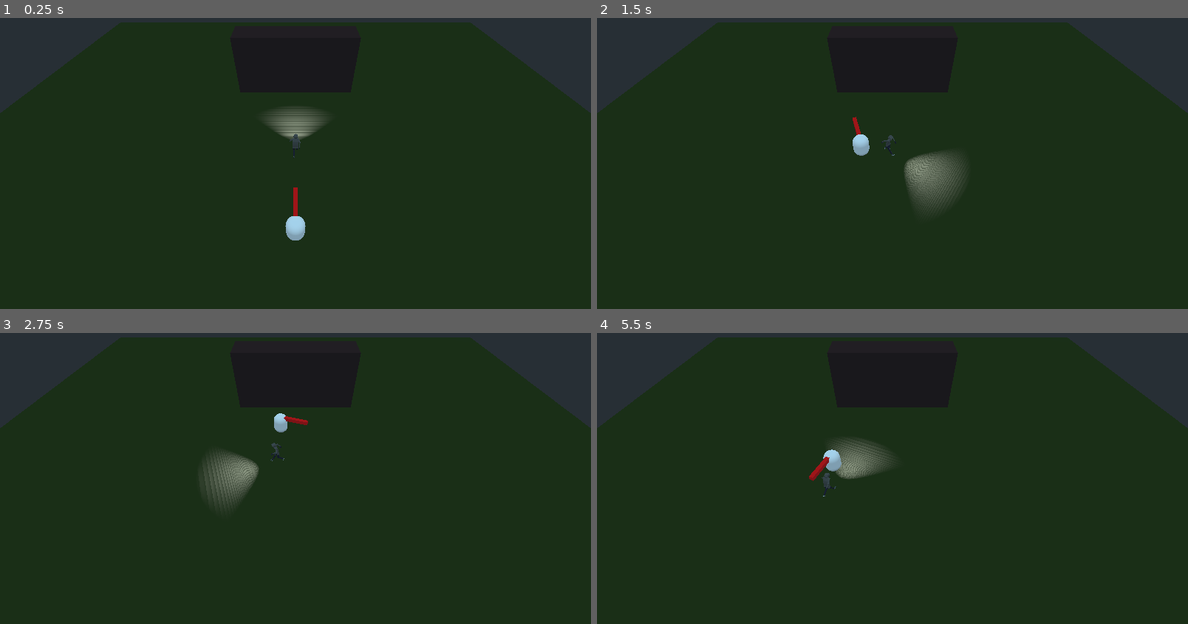
Above: before the commit, frames 1-4 (two rows, left to right).
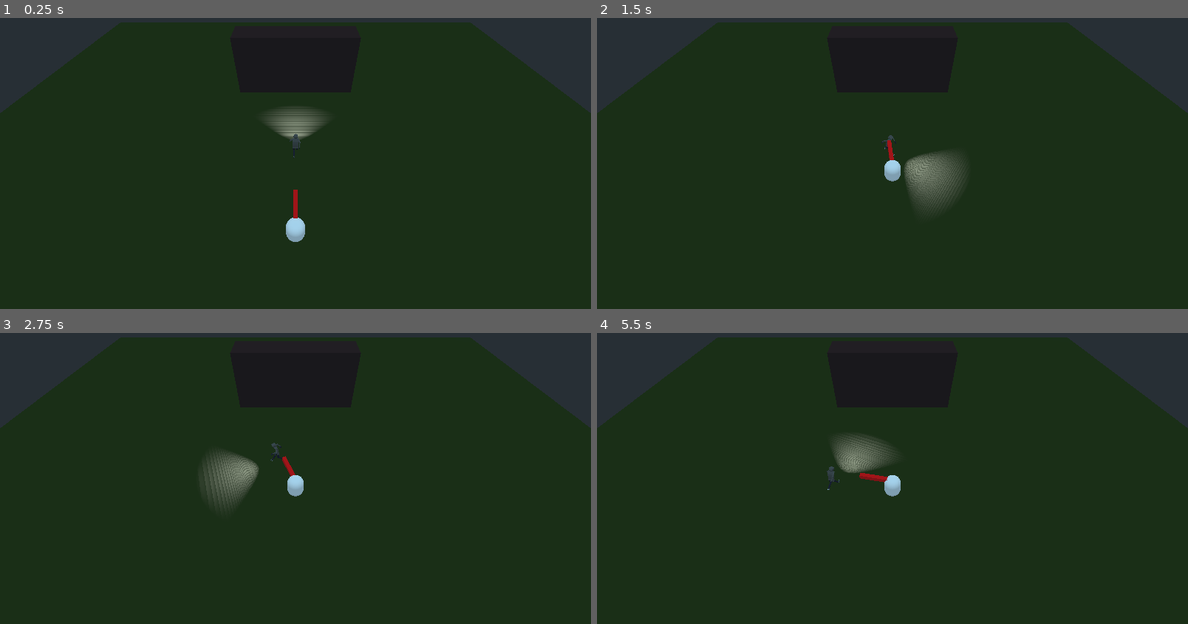
Above: after the commit, the same moments.

Repository: beyondchan28/TrainSurfingGodot
Game: Godot game, scene res://Level/Level.tscn
Two runs of this game, one before a commit and one after it. Both use one fixed random seed, a clock stepped at 60 frames per second and the inputs below.
Inputs:
- Up to frame 1 (0.25 s): no input
- Up to frame 2 (1.5 s): hold D (turn_right) 0.53-1.28 s; hold E (climb) 0.53-1.28 s; tap Space (jump) at 0.77 s; hold S (move_backwards) from 1.28 s (still down); tap Ctrl (crouch) at 1.35 s
- Up to frame 3 (2.75 s): tap Space (jump) at 1.52 s; release S (move_backwards) at 2.03 s; hold D (turn_right) from 2.03 s (still down); hold Shift (run) from 2.03 s (still down)
- Up to frame 4 (5.5 s): release D (turn_right) at 2.78 s; release Shift (run) at 2.78 s; hold W (move_forwards) 2.78-3.53 s; tap Q (unclimb) at 2.85 s; tap Space (jump) at 3.02, 3.77, 4.52 s; hold E (climb) 3.53-4.28 s; hold A (turn_left) 3.53-5.03 s; tap Ctrl (crouch) at 4.35 s; hold S (move_backwards) from 5.03 s (still down); hold Shift (run) from 5.03 s (still down)

The runs differ from the first frame. In frame 1, less than 0.1% of the frame differs, in the area x 48-52%, y 58-77%; in frame 2, 0.4%; in frame 3, 0.4%; in frame 4, 1.0%, in the area x 35-52%, y 34-57%.

Commit message:
friend logic is finished, working as design.

Diff:
--- a/Friend.gd
+++ b/Friend.gd
@@ -1,4 +1,4 @@
-extends StaticBody
+extends KinematicBody
 
 onready var face_target_y = $FaceTargetY
 
@@ -6,7 +6,7 @@
 var velocity: Vector3
 var speed = 9
 
-onready var player = get_parent().get_node("Player")
+onready var stop_detector = $StopArea
 
 var curr_state
 var distance
@@ -14,8 +14,8 @@
 enum STATES{WALK, STOP}
 
 func _ready():
-	target = get_parent().get_node("Player/Pivot/Target")
-	curr_state = STATES.WALK
+	target = get_parent().get_node("Player")
+	curr_state = STATES.STOP
 
 
 func _process(delta):
@@ -27,19 +27,24 @@
 
 	velocity = direction.normalized() #not uunderstand
 	state_control(target_pos, self_pos)
-	calculate_distance(self_pos, target_pos, velocity, delta)
+	calculate_distance(self_pos, target_pos, velocity)
 
 
-func calculate_distance(self_pos, target_pos, velocity, delta):
-	distance = self_pos.distance_to(target_pos)
-	#print(distance)
+func calculate_distance(self_pos, target_pos, velocity):
 	if curr_state == STATES.WALK:
-		global_translate(velocity * speed * delta)
+		move_and_slide(velocity * speed, Vector3.UP)
 	else:
 		curr_state = STATES.STOP
 
 func state_control(target_pos, self_pos):
 	var distance = self_pos.distance_to(target_pos)
 	#print(distance)
-	if distance > 10:
+	if distance > 10  and curr_state == STATES.STOP:
 		curr_state = STATES.WALK
+	if distance < 5 or distance > 20:
+		curr_state = STATES.STOP
+
+
+func _on_StopArea_body_entered(body):
+	if stop_detector.overlaps_body(body):
+		curr_state = STATES.STOP
--- a/Friend.tscn
+++ b/Friend.tscn
@@ -13,7 +13,9 @@
 [sub_resource type="SpatialMaterial" id=4]
 albedo_color = Color( 0.980392, 0.0431373, 0.0431373, 1 )
 
-[node name="Friend" type="StaticBody"]
+[sub_resource type="BoxShape" id=5]
+
+[node name="Friend" type="KinematicBody"]
 script = ExtResource( 2 )
 
 [node name="MeshInstance" type="MeshInstance" parent="."]
@@ -33,3 +35,10 @@
 mesh = SubResource( 3 )
 skeleton = NodePath("../..")
 material/0 = SubResource( 4 )
+
+[node name="StopArea" type="Area" parent="."]
+
+[node name="CollisionShape" type="CollisionShape" parent="StopArea"]
+shape = SubResource( 5 )
+
+[connection signal="body_entered" from="StopArea" to="." method="_on_StopArea_body_entered"]
--- a/Level/Level.tscn
+++ b/Level/Level.tscn
@@ -8,14 +8,14 @@
 vertices = PoolVector3Array( -39.2, -1.45, -49.4, -49.4, -1.45, -49.4, -49.4, -1.45, -41.6, -39.2, -1.45, -49.4, -49.4, …(2464 unchanged characters)…
 polygons = [ PoolIntArray( 2, 1, 0 ), PoolIntArray( 4, 3, 5 ), PoolIntArray( 7, 6, 8 ), PoolIntArray( 8, 6, 9 ), PoolIn …(1660 unchanged characters)…
 
+[sub_resource type="ConcavePolygonShape" id=2]
+data = PoolVector3Array( -50, 0.25, 50, 50, 0.25, 50, -50, -0.25, 50, 50, 0.25, 50, 50, -0.25, 50, -50, -0.25, 50, 50, 0.25, -50, -50, 0.25, -50, 50, -0.25, -50, -50, 0.25, -50, -50, -0.25, -50, 50, -0.25, -50, 50, 0.25, 50, 50, 0.25, -50, 50, -0.25, 50, 50, 0.25, -50, 50, -0.25, -50, 50, -0.25, 50, -50, 0.25, -50, -50, 0.25, 50, -50, -0.25, -50, -50, 0.25, 50, -50, -0.25, 50, -50, -0.25, -50, 50, 0.25, 50, -50, 0.25, 50, 50, 0.25, -50, -50, 0.25, 50, -50, 0.25, -50, 50, 0.25, -50, -50, -0.25, 50, 50, -0.25, 50, -50, -0.25, -50, 50, -0.25, 50, 50, -0.25, -50, -50, -0.25, -50 )
+
 [sub_resource type="CubeMesh" id=1]
 size = Vector3( 100, 0.5, 100 )
 
 [sub_resource type="SpatialMaterial" id=3]
 albedo_color = Color( 0.14902, 0.207843, 0.0235294, 1 )
-
-[sub_resource type="ConcavePolygonShape" id=2]
-data = PoolVector3Array( -50, 0.25, 50, 50, 0.25, 50, -50, -0.25, 50, 50, 0.25, 50, 50, -0.25, 50, -50, -0.25, 50, 50, 0.25, -50, -50, 0.25, -50, 50, -0.25, -50, -50, 0.25, -50, -50, -0.25, -50, 50, -0.25, -50, 50, 0.25, 50, 50, 0.25, -50, 50, -0.25, 50, 50, 0.25, -50, 50, -0.25, -50, 50, -0.25, 50, -50, 0.25, -50, -50, 0.25, 50, -50, -0.25, -50, -50, 0.25, 50, -50, -0.25, 50, -50, -0.25, -50, 50, 0.25, 50, -50, 0.25, 50, 50, 0.25, -50, -50, 0.25, 50, -50, 0.25, -50, 50, 0.25, -50, -50, -0.25, 50, 50, -0.25, 50, -50, -0.25, -50, 50, -0.25, 50, 50, -0.25, -50, -50, -0.25, -50 )
 
 [node name="Level" type="Spatial"]
 
@@ -29,20 +29,21 @@
 transform = Transform( 1, 0, 0, 0, 1, 0, 0, 0, 1, 0, 0, 14 )
 
 [node name="Navigation" type="Navigation" parent="."]
+visible = false
 
 [node name="NavigationMeshInstance" type="NavigationMeshInstance" parent="Navigation"]
 navmesh = SubResource( 4 )
 
-[node name="ClimbArea" parent="Navigation/NavigationMeshInstance" instance=ExtResource( 2 )]
+[node name="ClimbArea" parent="." instance=ExtResource( 2 )]
 transform = Transform( -4.37114e-08, 0, -1, 0, 1, 0, 1, 0, -4.37114e-08, 0, 0, 0 )
 
-[node name="MeshInstance" type="MeshInstance" parent="Navigation/NavigationMeshInstance"]
+[node name="Ground" type="StaticBody" parent="."]
 transform = Transform( 1, 0, 0, 0, 1, 0, 0, 0, 1, 0, -2, 0 )
+
+[node name="CollisionShape" type="CollisionShape" parent="Ground"]
+shape = SubResource( 2 )
+
+[node name="MeshInstance" type="MeshInstance" parent="Ground"]
 mesh = SubResource( 1 )
-skeleton = NodePath("../../..")
+skeleton = NodePath("../..")
 material/0 = SubResource( 3 )
-
-[node name="StaticBody" type="StaticBody" parent="Navigation/NavigationMeshInstance/MeshInstance"]
-
-[node name="CollisionShape" type="CollisionShape" parent="Navigation/NavigationMeshInstance/MeshInstance/StaticBody"]
-shape = SubResource( 2 )
--- a/Player/Player.tscn
+++ b/Player/Player.tscn
@@ -1,7 +1,6 @@
-[gd_scene load_steps=20 format=2]
+[gd_scene load_steps=18 format=2]
 
 [ext_resource path="res://Player/PlayerLogic.gd" type="Script" id=1]
-[ext_resource path="res://Player/Target.gd" type="Script" id=2]
 [ext_resource path="res://Player/Raw Assets/MainCharacter.png" type="Texture" id=3]
 [ext_resource path="res://Player/Raw Assets/Material.material" type="Material" id=4]
 
@@ -172,8 +171,6 @@
 
 [sub_resource type="SpatialMaterial" id=12]
 albedo_texture = ExtResource( 3 )
-
-[sub_resource type="BoxShape" id=15]
 
 [sub_resource type="CapsuleShape" id=13]
 height = 2.0
@@ -346,13 +343,6 @@
 skin = SubResource( 2 )
 material/0 = SubResource( 12 )
 
-[node name="Target" type="Area" parent="Pivot"]
-transform = Transform( 1, 0, 0, 0, 1, 0, 0, 0, 1, 0, 2, 6 )
-script = ExtResource( 2 )
-
-[node name="CollisionShape" type="CollisionShape" parent="Pivot/Target"]
-shape = SubResource( 15 )
-
 [node name="FlashLight" type="Spatial" parent="Pivot"]
 
 [node name="FlashLightMesh" type="MeshInstance" parent="Pivot/FlashLight"]
@@ -381,6 +371,3 @@
 
 [node name="CollisionShape" type="CollisionShape" parent="CollisionShape/UnclimbArea"]
 shape = SubResource( 14 )
-
-[connection signal="body_entered" from="Pivot/Target" to="Pivot/Target" method="_on_Target_body_entered"]
-[connection signal="body_exited" from="Pivot/Target" to="Pivot/Target" method="_on_Target_body_exited"]
--- a/Player/Target.gd
+++ /dev/null
@@ -1,8 +0,0 @@
-extends Area
-
-func _on_Target_body_entered(body):
-	if body.name == "Friend":
-		body.curr_state = body.STATES.STOP
-
-func _on_Target_body_exited(body):
-	pass
Not shown: 1 places in Friend.tscn that only renumber resources
